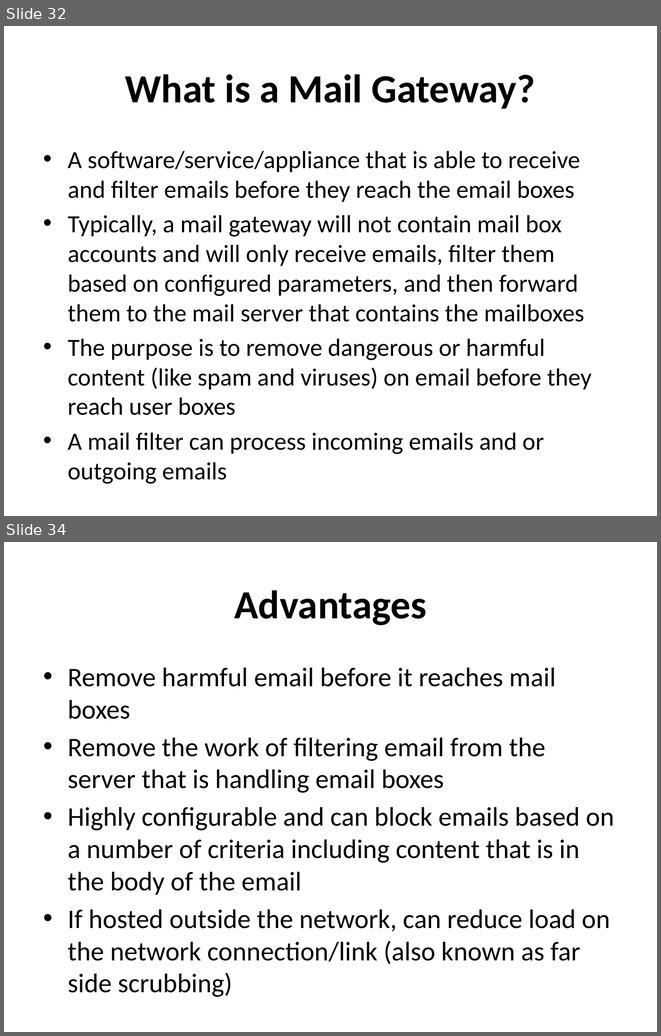
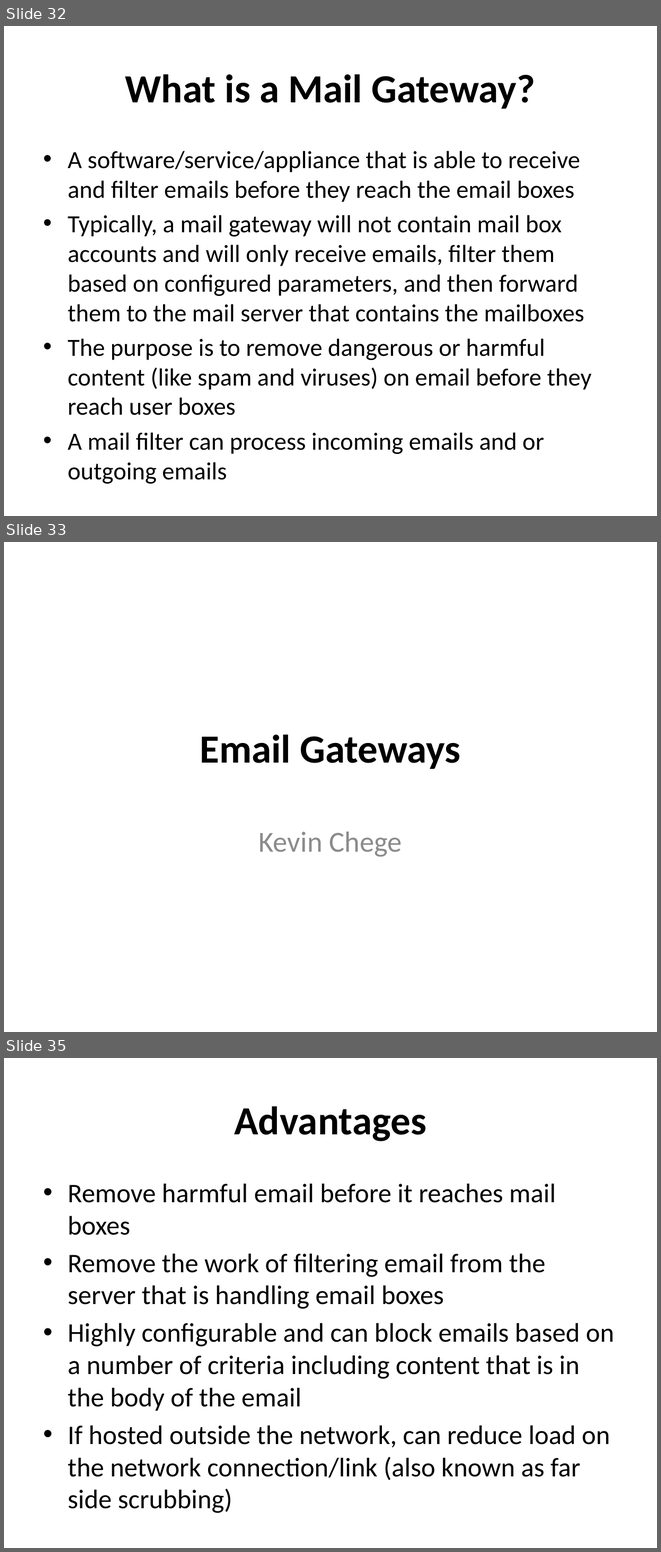
Before and after one commit to afnog/sse, a slide deck: postfix/postfix-mailgateway-debian.ppt. Shown one above the other, each under a label of ours: slides 32 and 34 before the commit, slides 32, 33 and 35 after it; the slides between them are not shown. The pictures are 661x1036 and 661x1552 pixels, drawn with LibreOffice and Linux fonts; fonts in the diff are those of the drawing. Boxes give left, top, right and bottom in pixels: in the first picture for what was removed or moved away, otherwise in the second. Text is boxed around its words. In the diff, an @@ line names an element or a change of style, - is before the commit and + after.

```diff
--- a/postfix/postfix-mailgateway-debian.ppt
+++ b/postfix/postfix-mailgateway-debian.ppt
@@ slide 33 added at <box>4,542,657,1032</box>, background #FFFFFF @@
@@ title added at <box>200,734,461,769</box>, 44 pt, text #000000, bold @@
+Email Gateways
@@ subtitle added at <box>258,831,402,857</box>, 32 pt, text #8C8C8C @@
+Kevin Chege
@@ what was slide 34 is now slide 35 @@
```
Also in this commit, not shown: 2 slides changed.
